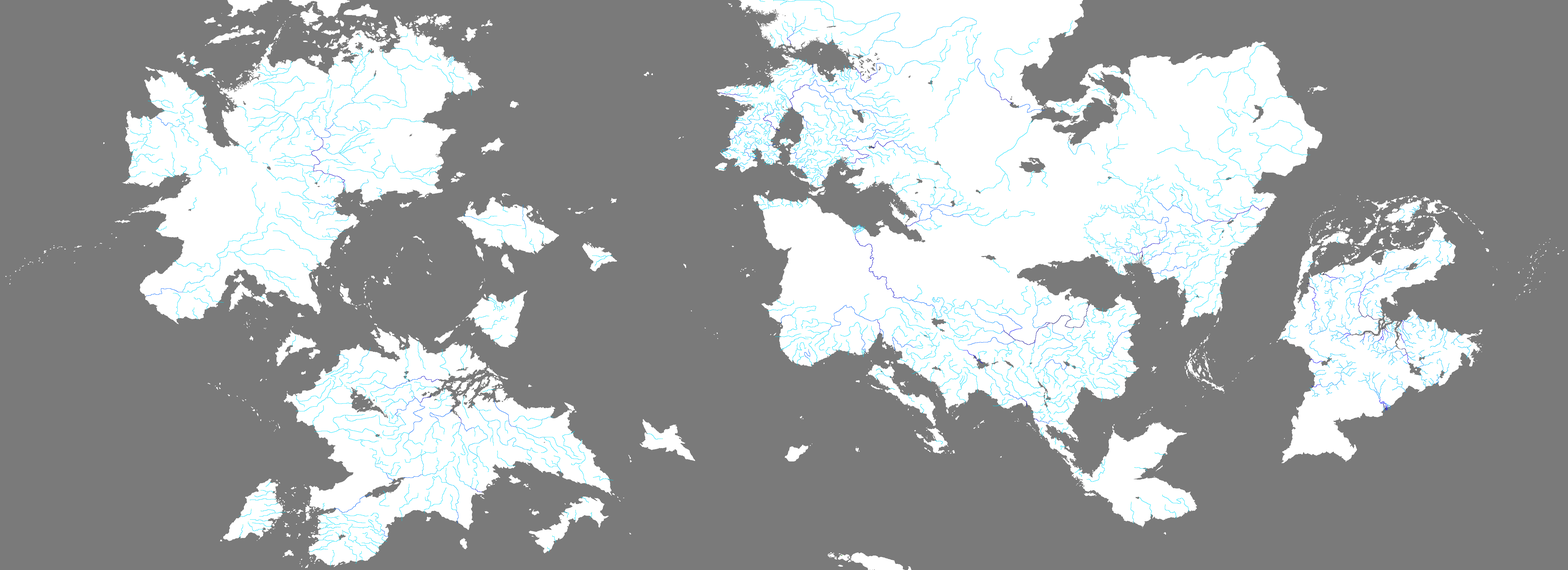
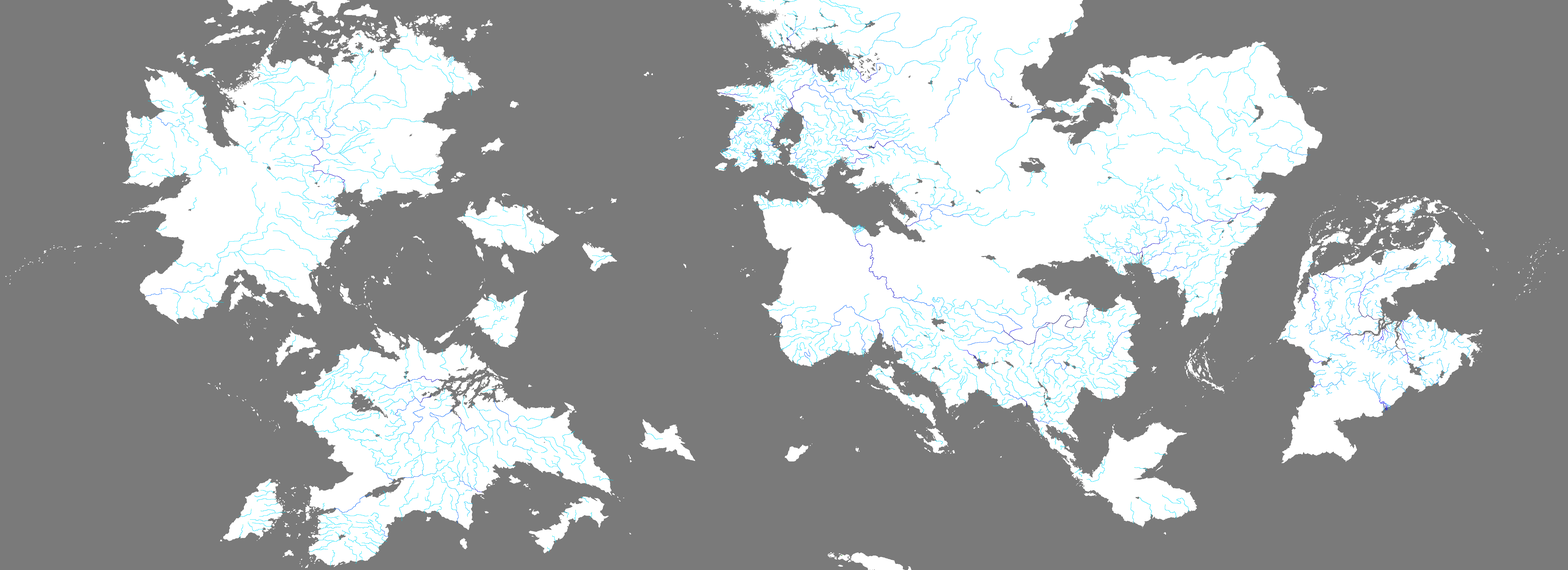
Revision of a layered w=1568, h=570 image; what changed, layer by layer:
painted on "rivers.bmp" over [175, 0, 1311, 563]
